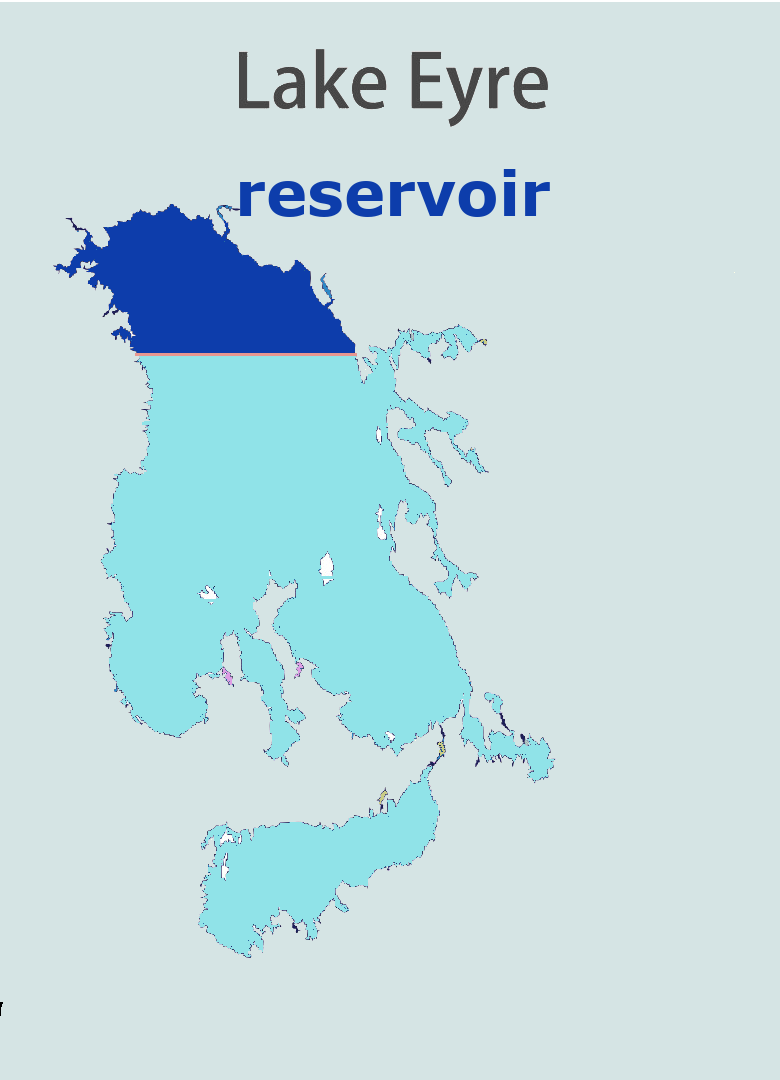
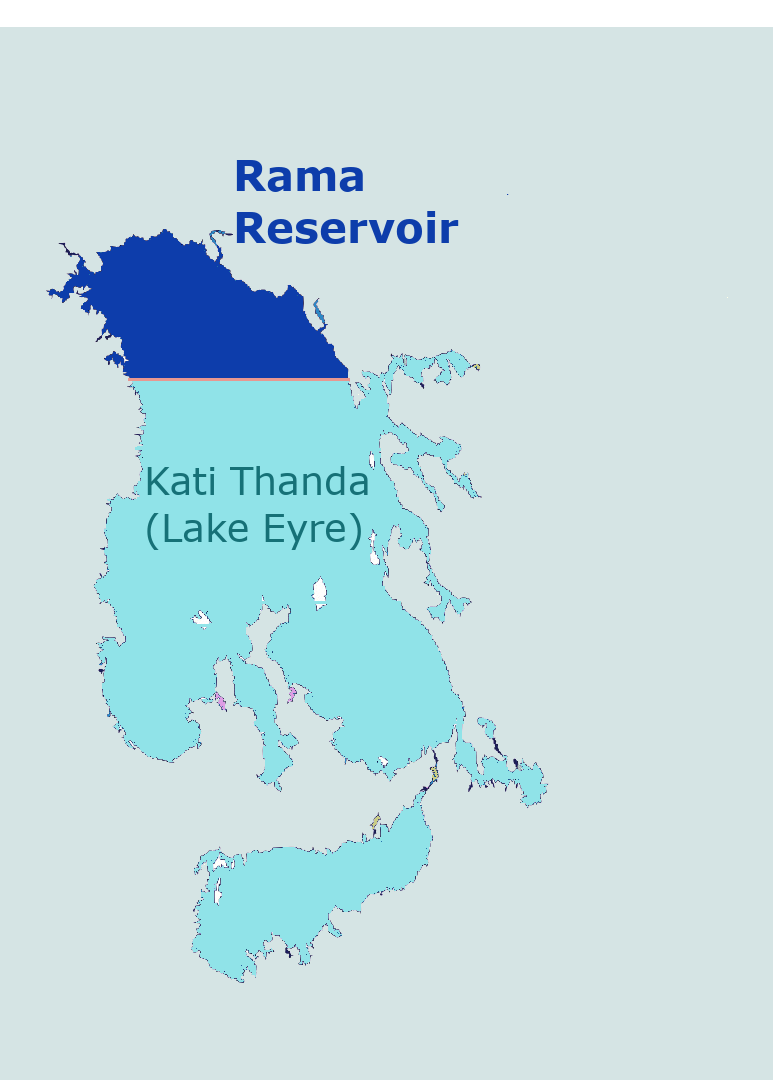
Comparing the layer stacks of the two (780, 1080) images. Changes:
added layer "Kati Thanda ..." above "Rama ..." over 147, 466, 368, 550
renamed "reservoir" to "Rama ...", painted on it over 236, 160, 550, 244
removed layer "e" over 241, 176, 272, 212
renamed "lake-eyre-silhouette-map-vector-37270038.jpg" to "lake-eyre-1500.png", painted on it over 0, 2, 780, 1080
